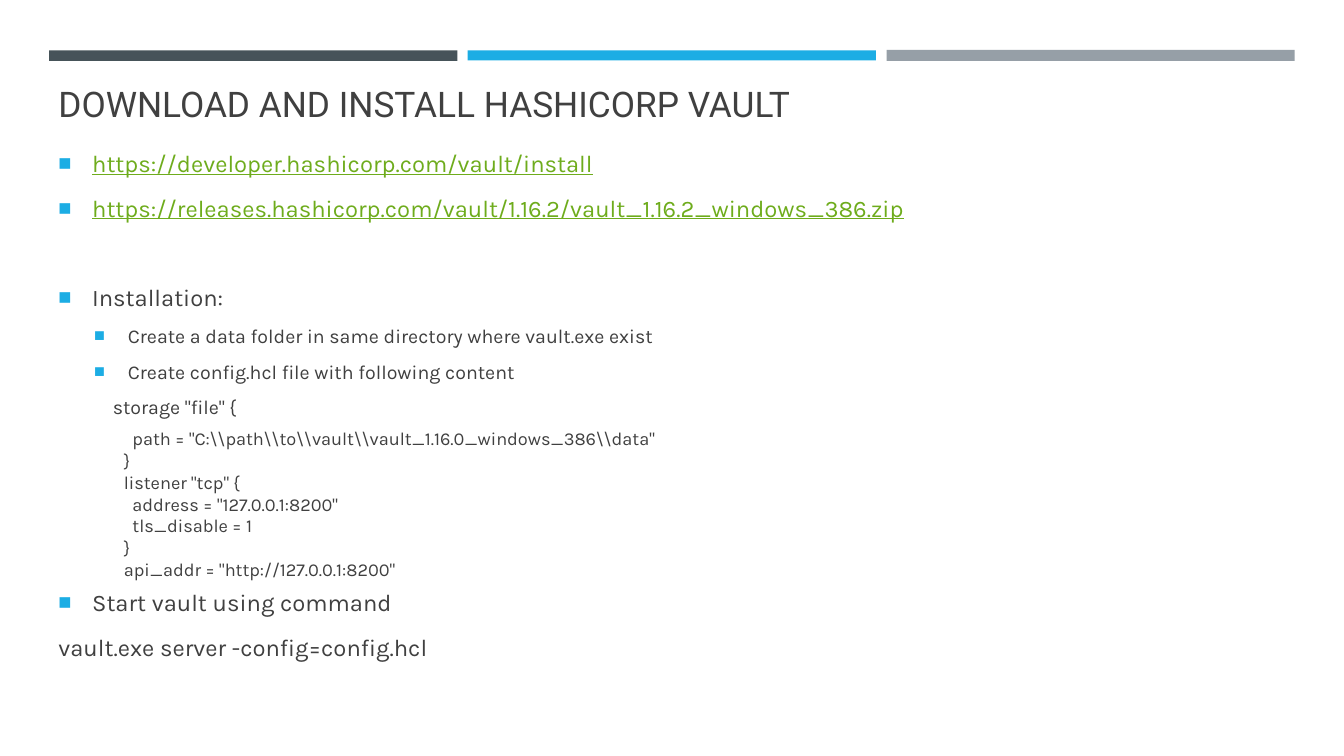
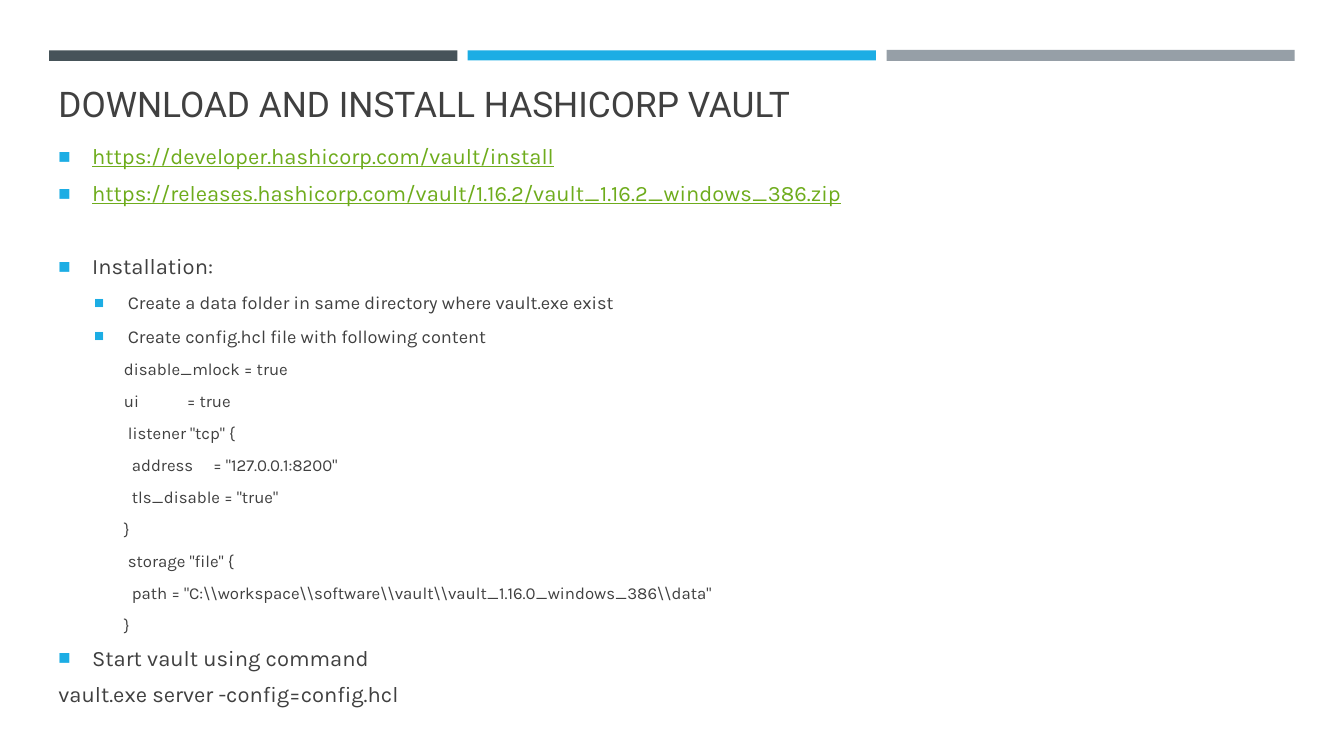
Before and after one commit to umeshmahajan/azure-brainworks2023, a slide deck: slide 2 of docs/Hashicorp-Vault.pptx. Drawn at 1344x756 pixels with LibreOffice and Linux fonts; fonts in the diff are those of the drawing. Boxes give left, top, right and bottom in pixels: in the first picture for what was removed or moved away, otherwise in the second. Text is boxed around its words. In the diff, an @@ line names an element or a change of style, - is before the commit and + after.

Commit message:
Modified Hashicor setup file

```diff
--- a/docs/Hashicorp-Vault.pptx
+++ b/docs/Hashicorp-Vault.pptx
@@ text at bbox=[58, 148, 841, 708]: size 17 to 15.7 pt in "https://developer.hashicorp.com/vault/install", "https://releases.hashicorp.com/vault/1.16.2/vault_1.16.2_win ...", "Installation:", "Start vault using command" and 1 more places; size 14 to 12.9 pt in "Create a data folder in same directory ...", "Create config.hcl file with following content"; size 13 to 12 pt in "listener "tcp" {", "address = "127.0.0.1:8200"", "}"; line spacing 1.1 to 0.9; more space between paragraphs @@
@@ text at bbox=[124, 363, 288, 407]: text changed; size 13 to 12 pt @@
-  storage "file" {
-    path = "C:\\path\\to\\vault\\vault_1.16.0_windows_386\\data"
-    }
+    disable_mlock = true
+    ui = true
@@ text at bbox=[132, 491, 278, 503]: text changed; size 13 to 12 pt @@
-    tls_disable = 1
+    tls_disable = "true"
@@ text at bbox=[128, 555, 711, 603]: text changed; size 13 to 12 pt @@
-    api_addr = "http://127.0.0.1:8200"
+    storage "file" {
+    path = "C:\\workspace\\software\\vault\\vault_1.16.0_windows_386\\data"
+    }
```
Also in this commit, not shown: 4 slides added, 1 slide removed, 3 other files.
